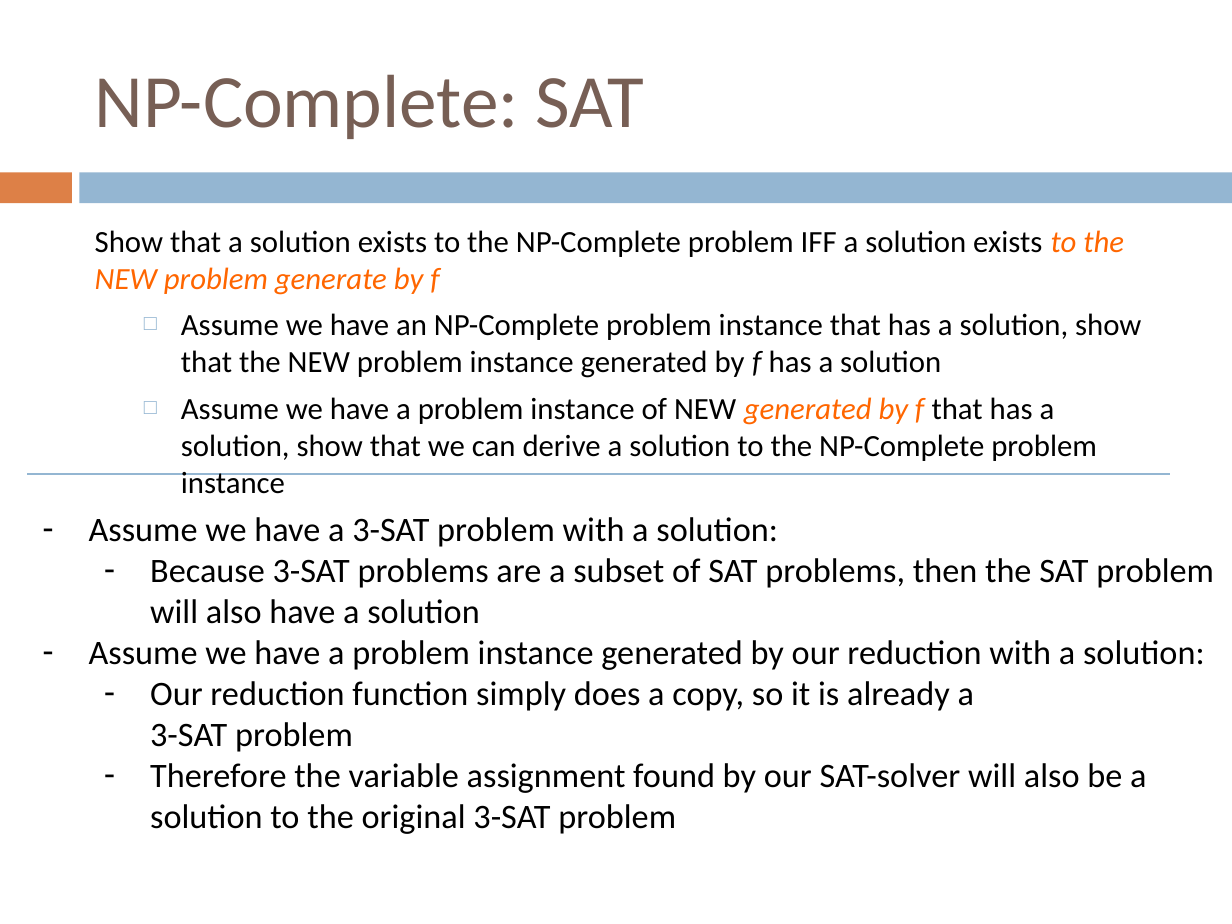
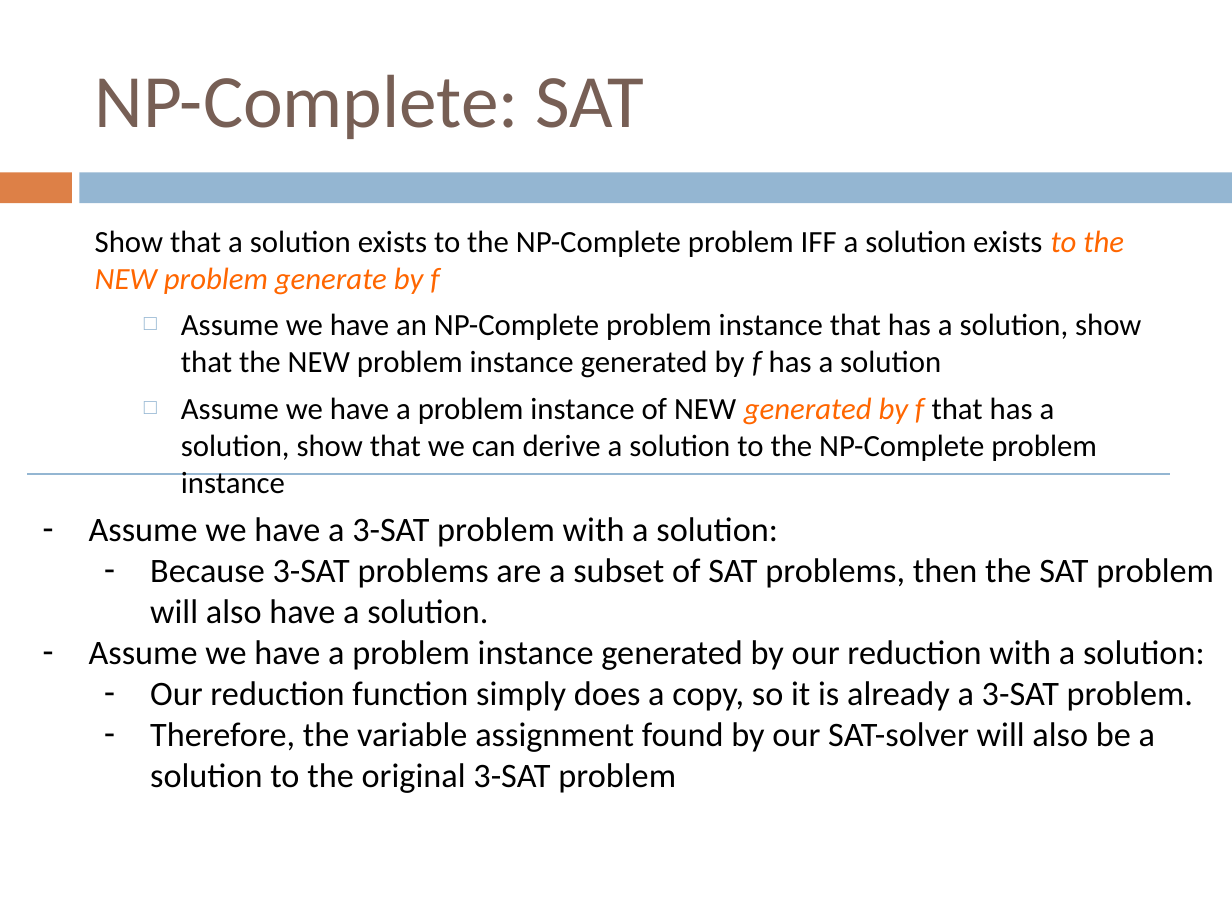
Before and after one commit to Collins-kariuk/Algorithms, a slide deck: slide 62 of Lectures/Lecture 23_NP-Complete Problems.pptx. Drawn at 1232x924 pixels with LibreOffice and Linux fonts; fonts in the diff are those of the drawing. Boxes give left, top, right and bottom in pixels: in the first picture for what was removed or moved away, otherwise in the second. Text is boxed around its words. In the diff, an @@ line names an element or a change of style, - is before the commit and + after.

Commit message:
Review Lecture 23_NP-Complete Problems

```diff
--- a/Lectures/Lecture 23_NP-Complete Problems.pptx
+++ b/Lectures/Lecture 23_NP-Complete Problems.pptx
@@ text at <box>150,558,1214,624</box>: text changed @@
-  – Because 3-SAT problems are a subset of SAT problems, then the SAT problem will also have a solution
+  – Because 3-SAT problems are a subset of SAT problems, then the SAT problem will also have a solution.
@@ text at <box>150,681,1193,793</box>: text changed @@
-  – Our reduction function simply does a copy, so it is already a
-    3-SAT problem
-  – Therefore the variable assignment found by our SAT-solver will also be a solution to the original 3-SAT problem
+  – Our reduction function simply does a copy, so it is already a 3-SAT problem.
+  – Therefore, the variable assignment found by our SAT-solver will also be a solution to the original 3-SAT problem
```
Also in this commit, not shown: 40 other slides changed.
